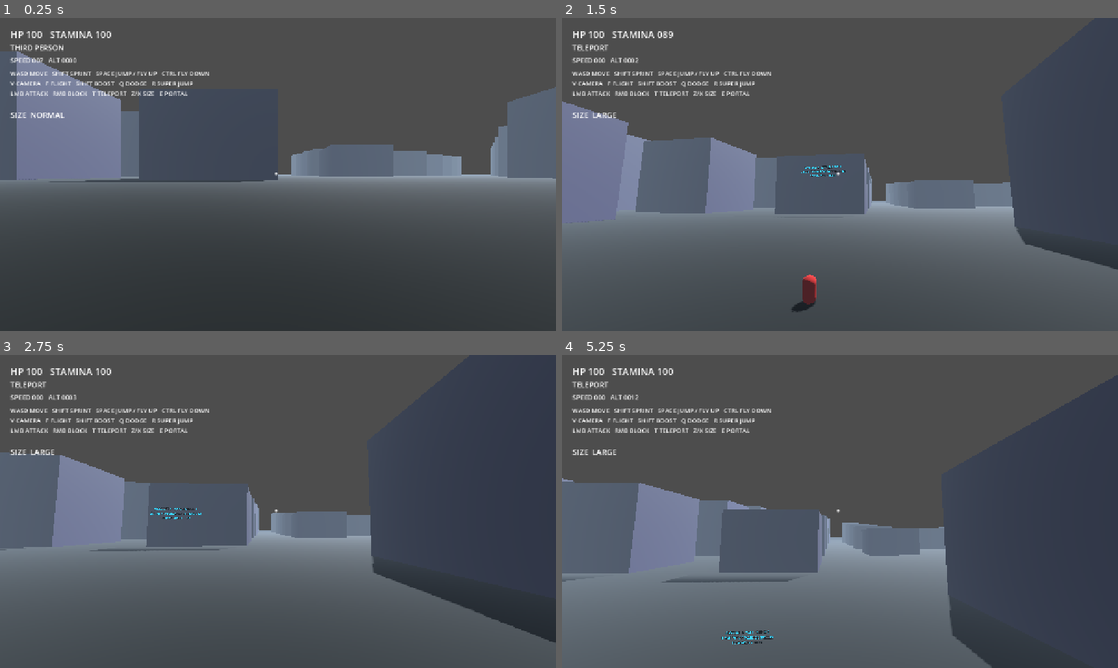
Above: before the commit, frames 1-4 (two rows, left to right).
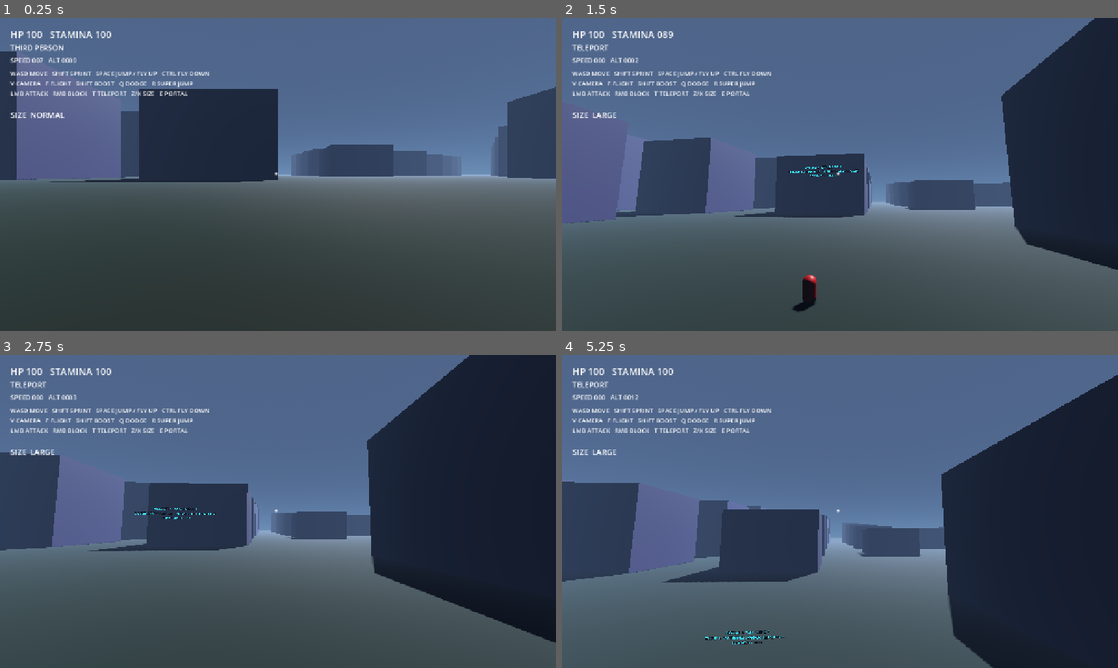
Above: after the commit, the same moments.

Repository: johnhenrystoney25/aeris
Game: Godot game, scene res://scenes/main/main.tscn
Same seed, same stepped clock (60 frames per second), same inputs: the game is played once before the commit and once after it.
Inputs (mouse positions are in pixels of both pictures, inside the frame that each line leads up to):
- Up to frame 1 (0.25 s): no input
- Up to frame 2 (1.5 s): tap Enter at 0.5 s; move the mouse to (867, 174) at 0.52 s; hold X (ability_size_up) from 0.53 s (still down); tap F (ability_flight) at 0.6 s; click (867, 174) at 0.67 s; tap Space (jump) at 0.77 s; move the mouse to (812, 174) at 1.27 s; tap T (ability_teleport) at 1.35 s
- Up to frame 3 (2.75 s): keep holding X (ability_size_up); tap Space (jump) at 1.52 s; move the mouse to (289, 505) at 2.02 s; click (289, 505) at 2.1 s
- Up to frame 4 (5.25 s): keep holding X (ability_size_up); tap Space (jump) at 2.75, 3.02, 3.77, 4.52 s; move the mouse to (834, 517) at 2.77 s; right-click (834, 517) at 2.85 s; click (834, 517) at 2.92 s; move the mouse to (878, 514) at 3.52 s; tap Q (dodge) at 3.6 s; move the mouse to (795, 508) at 4.27 s; tap Shift (flight_boost) at 4.35 s; move the mouse to (845, 511) at 5.02 s; tap E (portal_use) at 5.1 s; click (845, 511) at 5.17 s

The runs differ from the first frame. In frame 1, 51% of the frame differs, in the area x 0-100%, y 0-53%; in frame 2, 65%; in frame 3, 66%; in frame 4, 79%, in the area x 0-100%, y 0-100%.
Error in both runs: Trying to assign value of type 'CPUParticles3D' to a variable of type 'GPUParticles3D'. (res://scripts/player/player.gd:40)

Commit message:
Upgrade city lighting, color, ground safety and presentation

Diff:
--- a/scenes/city/city.tscn
+++ b/scenes/city/city.tscn
@@ -1,30 +1,46 @@
-[gd_scene load_steps=14 format=3]
+[gd_scene load_steps=17 format=3]
 
 [ext_resource path="res://scripts/world/main_world.gd" type="Script" id="1"]
 [ext_resource path="res://scripts/world/osm_region_runtime.gd" type="Script" id="2"]
 [ext_resource path="res://scenes/player/player.tscn" type="PackedScene" id="3"]
 [ext_resource path="res://scripts/combat/enemy.gd" type="Script" id="4"]
 [ext_resource path="res://scripts/portal/portal.gd" type="Script" id="5"]
+[ext_resource path="res://scripts/world/city_visuals.gd" type="Script" id="6"]
+
+[sub_resource type="ProceduralSkyMaterial" id="SkyMaterial_Main"]
+sky_top_color = Color(0.015, 0.055, 0.16, 1)
+sky_horizon_color = Color(0.36, 0.52, 0.72, 1)
+ground_bottom_color = Color(0.015, 0.02, 0.035, 1)
+ground_horizon_color = Color(0.16, 0.19, 0.24, 1)
+sun_angle_max = 18.0
+
+[sub_resource type="Sky" id="Sky_Main"]
+sky_material = SubResource("SkyMaterial_Main")
+radiance_size = 3
 
 [sub_resource type="Environment" id="Environment_Main"]
 background_mode = 2
-background_energy_multiplier = 0.7
+sky = SubResource("Sky_Main")
+background_energy_multiplier = 0.85
 ambient_light_source = 3
-ambient_light_color = Color(0.42, 0.48, 0.58, 1)
-ambient_light_energy = 0.85
+ambient_light_color = Color(0.48, 0.56, 0.72, 1)
+ambient_light_energy = 0.95
 reflected_light_source = 2
+tonemap_mode = 2
+tonemap_exposure = 1.15
+tonemap_white = 2.0
 fog_enabled = true
-fog_light_color = Color(0.55, 0.62, 0.7, 1)
-fog_density = 0.0025
-fog_sky_affect = 0.65
+fog_light_color = Color(0.38, 0.47, 0.62, 1)
+fog_density = 0.0012
+fog_sky_affect = 0.45
 
 [sub_resource type="BoxShape3D" id="GroundShape"]
 size = Vector3(20000, 2, 20000)
 [sub_resource type="BoxMesh" id="GroundMesh"]
 size = Vector3(20000, 1, 20000)
 [sub_resource type="StandardMaterial3D" id="GroundMat"]
-albedo_color = Color(0.055, 0.07, 0.065, 1)
-roughness = 0.98
+albedo_color = Color(0.045, 0.11, 0.075, 1)
+roughness = 0.94
 
 [sub_resource type="CapsuleShape3D" id="EnemyShape"]
 radius = 0.5
@@ -33,7 +49,9 @@
 radius = 0.5
 height = 1.8
 [sub_resource type="StandardMaterial3D" id="EnemyMat"]
-albedo_color = Color(0.75, 0.12, 0.1, 1)
+albedo_color = Color(0.8, 0.08, 0.08, 1)
+metallic = 0.1
+roughness = 0.45
 
 [sub_resource type="CylinderMesh" id="PortalRingMesh"]
 top_radius = 2.4
@@ -59,13 +77,21 @@
 rotation_degrees = Vector3(-52, -28, 0)
 light_energy = 1.2
 shadow_enabled = true
+directional_shadow_max_distance = 250.0
+
+[node name="CityVisuals" type="Node3D" parent="."]
+script = ExtResource("6")
 
 [node name="RecordedGeography" type="Node3D" parent="."]
 script = ExtResource("2")
 region_file = "res://data/geography/federal_way_tacoma_region.json"
 fallback_enabled = true
+visual_dressing = true
+create_building_collisions = true
 
 [node name="Ground" type="StaticBody3D" parent="."]
+collision_layer = 1
+collision_mask = 2
 [node name="Mesh" type="MeshInstance3D" parent="Ground"]
 mesh = SubResource("GroundMesh")
 material_override = SubResource("GroundMat")
@@ -79,6 +105,8 @@
 [node name="Enemy" type="CharacterBody3D" parent="."]
 position = Vector3(0, 1.2, -6)
 script = ExtResource("4")
+collision_layer = 1
+collision_mask = 3
 [node name="CollisionShape3D" type="CollisionShape3D" parent="Enemy"]
 shape = SubResource("EnemyShape")
 position = Vector3(0, 0.9, 0)
@@ -100,13 +128,14 @@
 rotation_degrees = Vector3(90, 0, 0)
 [node name="PortalSign" type="Label3D" parent="Portal"]
 position = Vector3(0, 3, 0)
-text = "MICRO REALITY"
+text = "MICRO REALITY  [E]"
 font_size = 64
 outline_size = 8
+modulate = Color(0.35, 0.9, 1, 1)
 
 [node name="BuildMarker" type="Label3D" parent="."]
 position = Vector3(0, 10, 2)
-text = "FEDERAL WAY → TACOMA\nRECORDED-GEOGRAPHY BUILD\nBUILD 2026-09-09"
+text = "FEDERAL WAY → TACOMA\nRECORDED GEOGRAPHY / SUPERHERO SANDBOX\nBUILD 2026-09-09"
 font_size = 56
 outline_size = 12
 modulate = Color(0.2, 0.85, 1, 1)
@@ -116,3 +145,4 @@
 text = "THE MULTIVERSE // FEDERAL WAY → TACOMA"
 font_size = 72
 outline_size = 12
+modulate = Color(0.95, 0.95, 1, 1)
